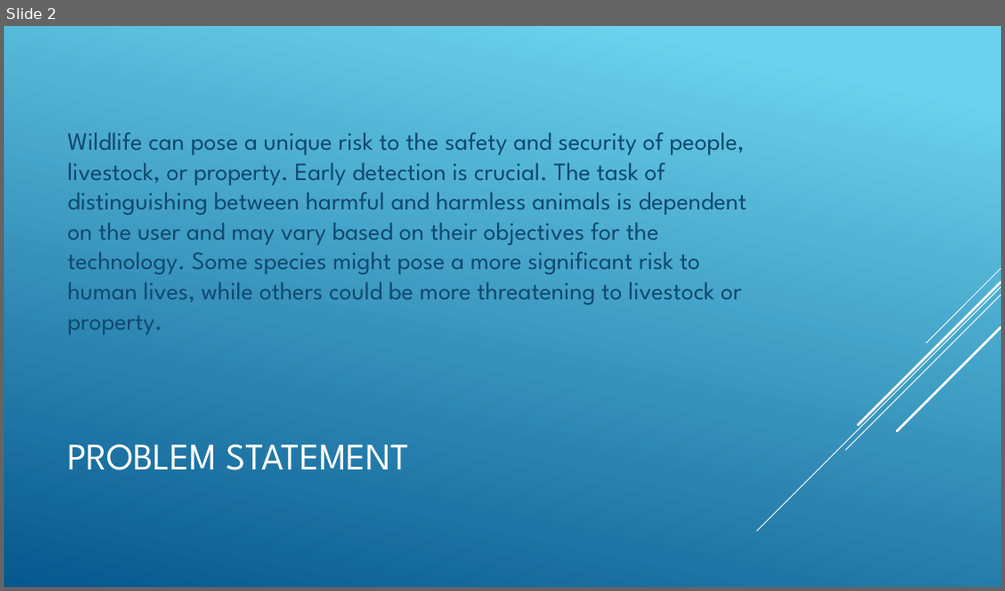
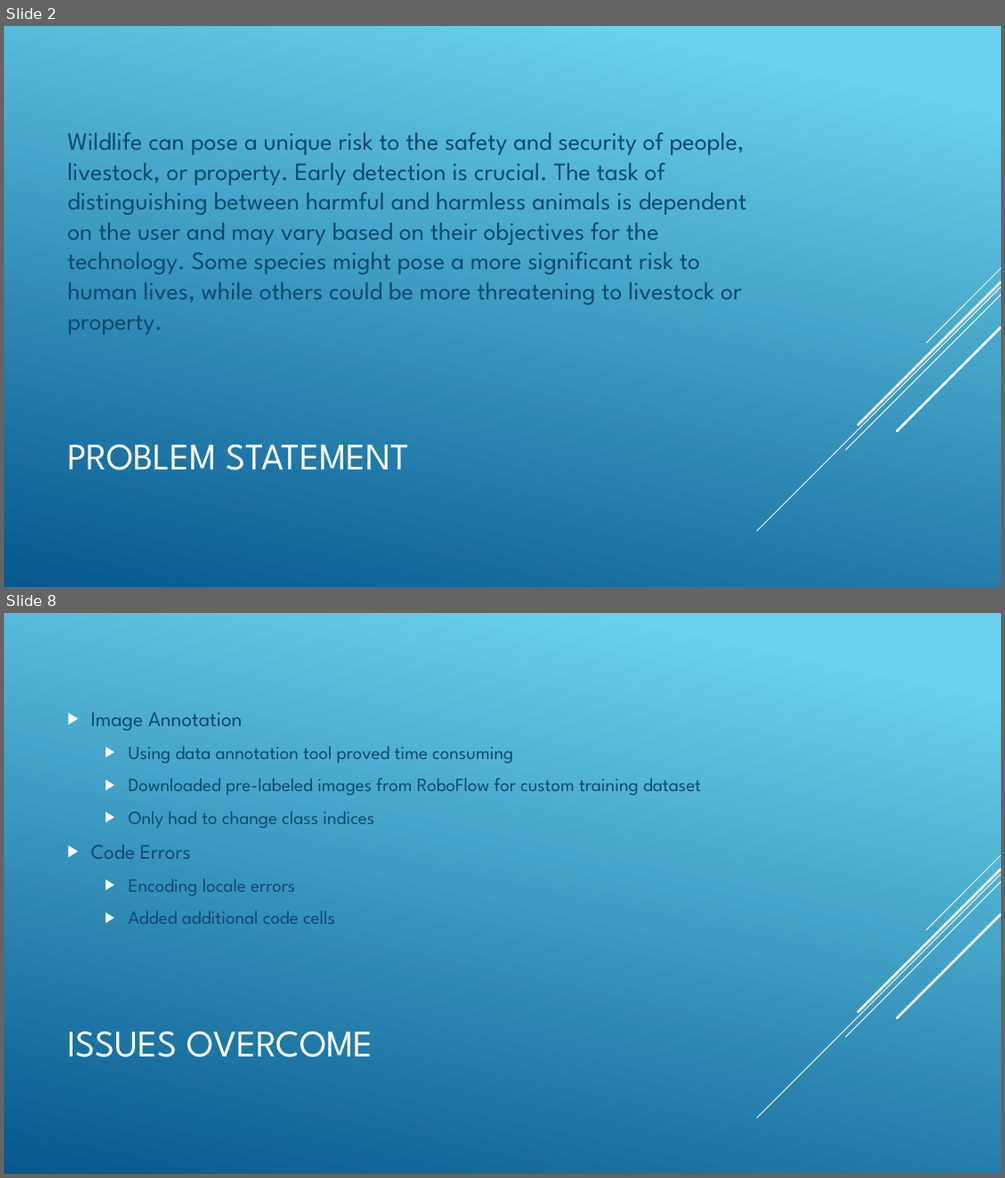
Before and after one commit to ColeBromfield01/dangerous-animal-detection, a slide deck: Dangerous Animal Detection Final.pptx. Shown one above the other, each under a label of ours: slide 2 before the commit, slides 2 and 8 after it; the slides between them are not shown. The pictures are 1005x591 and 1005x1178 pixels, drawn with LibreOffice and Linux fonts; fonts in the diff are those of the drawing. Boxes give left, top, right and bottom in pixels: in the first picture for what was removed or moved away, otherwise in the second. Text is boxed around its words. In the diff, an @@ line names an element or a change of style, - is before the commit and + after.

```diff
--- a/Dangerous Animal Detection Final.pptx
+++ b/Dangerous Animal Detection Final.pptx
@@ slide 8 added at [4, 613, 1001, 1174], background gradient #6ED2EB to #06588E; not listed: 5 template elements that a slide beside it also shows @@
@@ text added at [91, 712, 701, 924], 18 pt, text #0F496F @@
+▶ Image Annotation
+  ▶ Using data annotation tool proved time consuming
+  ▶ Downloaded pre-labeled images from RoboFlow for custom training dataset
+  ▶ Only had to change class indices
+▶ Code Errors
+  ▶ Encoding locale errors
+  ▶ Added additional code cells
@@ title added at [67, 1030, 373, 1057], 36 pt, text #FFFFFF @@
+ISSUES OVERCOME
```
Also in this commit, not shown: 1 slide changed, 5 other slides added, 2 slides removed, 3 other files.
